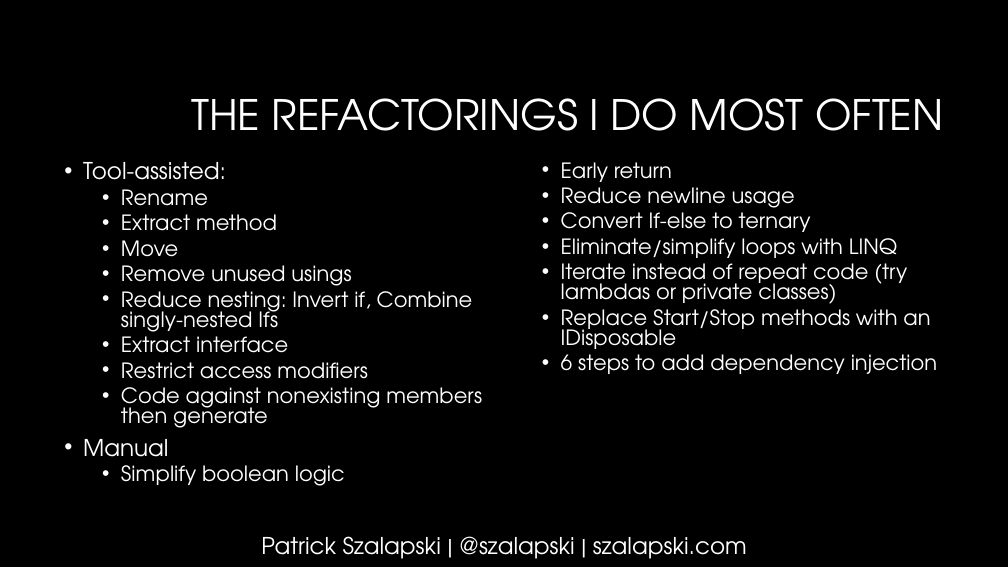
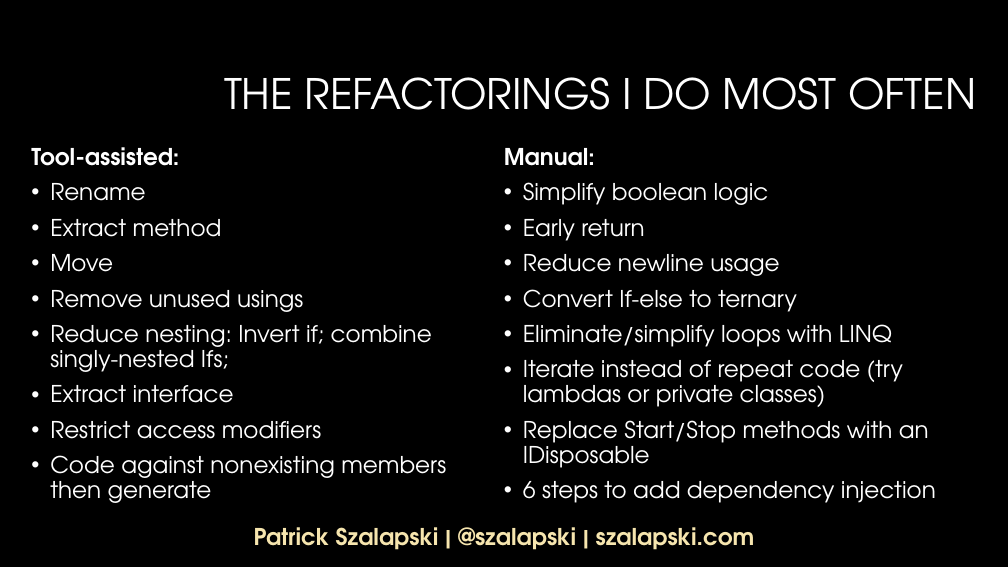
Before and after one commit to szalapski/refactoring, a slide deck: slide 9 of PracticalRefactoring.pptx. Drawn at 1008x567 pixels with LibreOffice and Linux fonts; fonts in the diff are those of the drawing; background and template pictures are left out. Boxes give left, top, right and bottom in pixels: in the first picture for what was removed or moved away, otherwise in the second. Text is boxed around its words. In the diff, an @@ line names an element or a change of style, - is before the commit and + after.

Commit message:
ppt

```diff
--- a/PracticalRefactoring.pptx
+++ b/PracticalRefactoring.pptx
@@ title "THE REFACTORINGS I DO MOST ...": place and size @@
-title "THE REFACTORINGS I DO MOST ..." at (191,98,943,131)
+title "THE REFACTORINGS I DO MOST ..." at (224,77,976,110)
@@ text at (31,147,936,503): text changed; bold on @@
-• Manual
+Manual:
@@ text "Tool-assisted:": place and size @@
-text "Tool-assisted:" at (83,162,937,428)
+text "Tool-assisted:" at (31,147,936,503)
@@ text at (31,147,936,503): bold on in "Tool-assisted:"; size 20 to 22 pt in "Rename", "Extract method", "Move", "Remove unused usings" and 11 more places; bullet • to none; line spacing 0.8 to 0.9; list level 2 to 1 in "Rename"; list level 2 to 1 in "Extract method"; list level 2 to 1 in "Move"; list level 2 to 1 in "Remove unused usings"; list level 2 to 1 in "Extract interface"; list level 2 to 1 in "Restrict access modifiers"; list level 2 to 1 in "Code against nonexisting members then ..."; list level 2 to 1 in "Simplify boolean logic"; list level 2 to 1 in "Early return"; list level 2 to 1 in "Reduce newline usage"; list level 2 to 1 in "Convert If-else to ternary"; list level 2 to 1 in "Eliminate/simplify loops with LINQ"; list level 2 to 1 in "Iterate instead of repeat code ..."; list level 2 to 1 in "Replace Start/Stop methods with an ..."; list level 2 to 1 in "6 steps to add dependency ..." @@
@@ text at (50,325,432,372): text changed; size 20 to 22 pt @@
-  • Reduce nesting: Invert if, Combine singly-nested Ifs
+• Reduce nesting: Invert if; combine singly-nested Ifs;
@@ text "Patrick Szalapski | @szalapski | ...": place and size @@
-text "Patrick Szalapski | @szalapski | ..." at (261,536,747,559)
+text "Patrick Szalapski | @szalapski | ..." at (254,527,755,550)
@@ text "Patrick Szalapski | @szalapski | ..." at (254,527,755,550): text colour #FFFFFF to #F6E5AE, bold on @@
```
